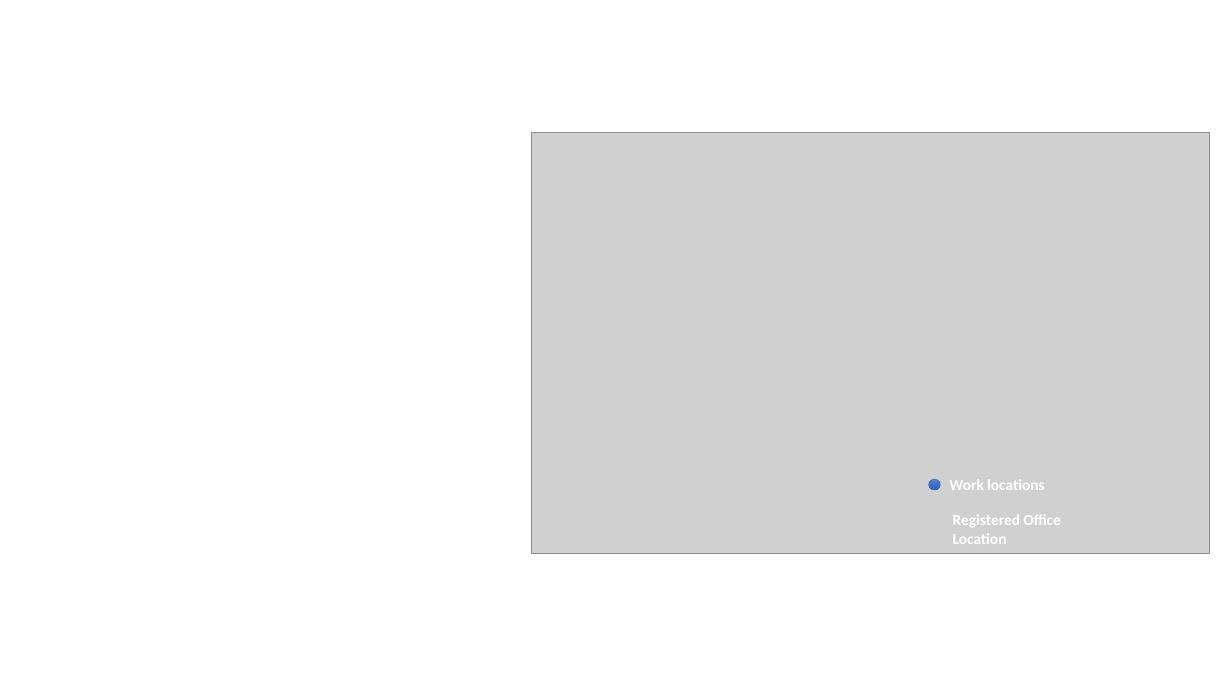
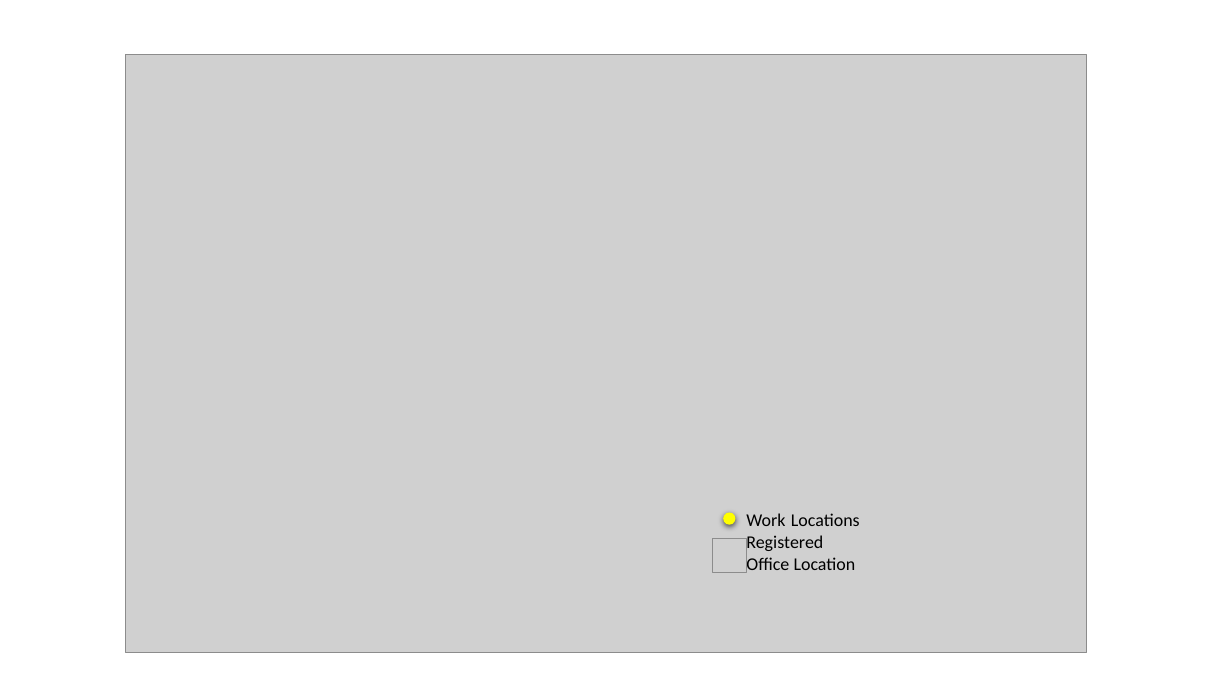
Before and after one commit to prajaktapatilweb/Agilewater, a slide deck: slide 8 of mapbg.pptx. Drawn at 1232x693 pixels with LibreOffice and Linux fonts; fonts in the diff are those of the drawing; grey boxes stand for pictures. Boxes give left, top, right and bottom in pixels: in the first picture for what was removed or moved away, otherwise in the second. Text is boxed around its words. In the diff, an @@ line names an element or a change of style, - is before the commit and + after.

```diff
--- a/mapbg.pptx
+++ b/mapbg.pptx
@@ picture: place and size @@
-picture at (531, 132, 1209, 554)
+picture at (126, 55, 1087, 653)
@@ ellipse removed at (929, 480, 941, 491) @@
@@ picture added at (713, 539, 746, 572) @@
@@ ellipse added at (724, 513, 736, 525), fill #FFFF00 @@
@@ text at (746, 513, 860, 573): text changed; size 12 to 14 pt; text colour #FFFFFF to #000000; bold off @@
-Work locations
-Registered Office
-Location
+Work Locations
+Registered
+Office Location
```
Also in this commit, not shown: 38 other files.
